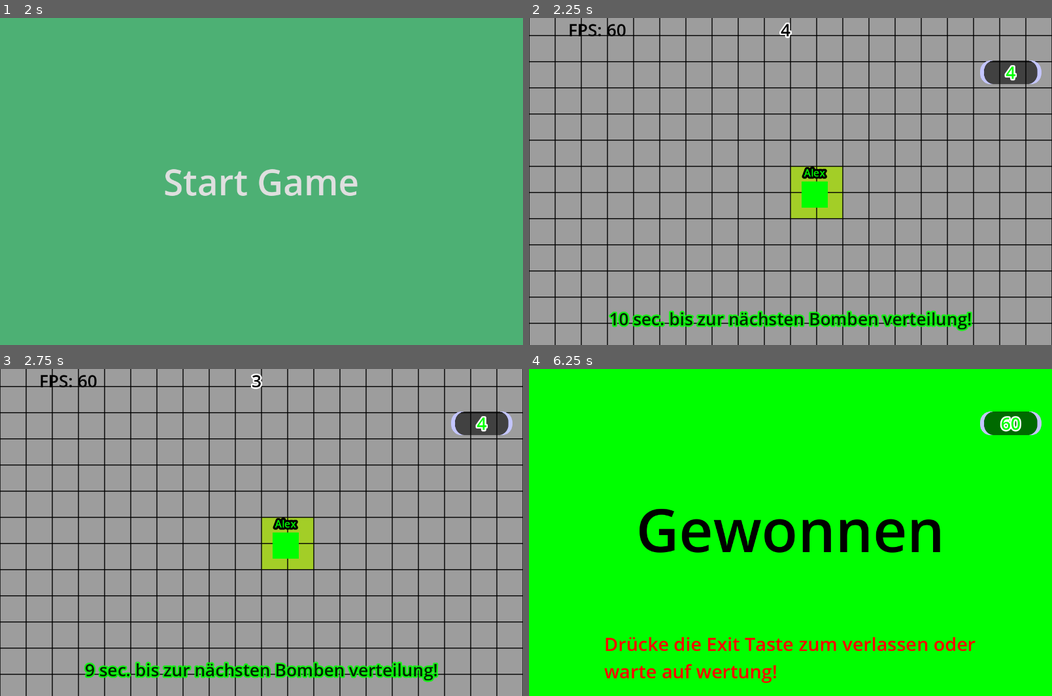
Above: before the commit, frames 1-4 (two rows, left to right).
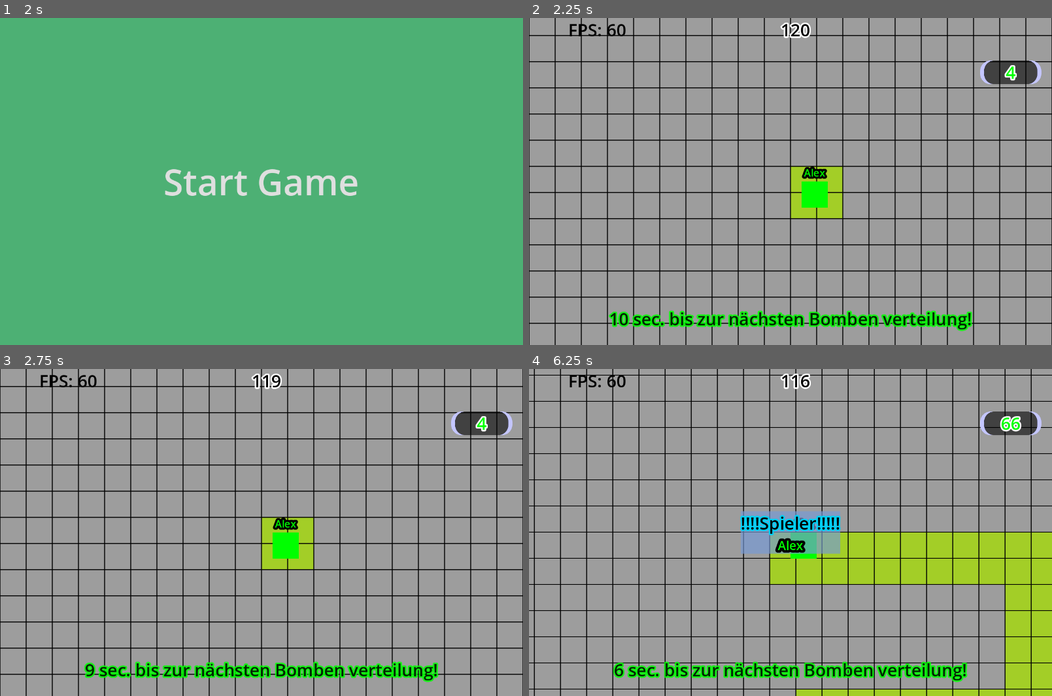
Above: after the commit, the same moments.

Repository: NIK-98/Paint_The_Ground
Game: Godot game, scene res://sceens/level.tscn
The game is run twice, just before and just after one commit, with the same random seed, the same clock (stepped at 60 frames per second) and the same inputs. This scene is started directly instead of the project's main scene.
Inputs (mouse positions are in pixels of both pictures, inside the frame that each line leads up to):
- Up to frame 1 (2 s): click (261, 34) at 0.52 s; type "Alex" at 0.6 s; click "Bestätiegen" at 1.25 s
- Up to frame 2 (2.25 s): click "Start Game" at 2 s
- Up to frame 3 (2.75 s): no input
- Up to frame 4 (6.25 s): move the mouse to (905, 516) at 2.77 s; hold D (right) 2.78-3.53 s; hold Tab (Info) 2.78-3.53 s; click (905, 516) at 2.92 s; tap Enter at 3.5, 5 s; move the mouse to (685, 548) at 3.52 s; hold S (down) 3.53-4.28 s; tap Tab (Info) at 3.6, 5.1 s; tap Space at 4.25 s; move the mouse to (842, 460) at 4.27 s; hold D (right) 4.28-5.03 s; hold Tab (Info) 4.28-5.03 s; move the mouse to (764, 597) at 5.02 s; hold W (up) 5.03-5.78 s; click (764, 597) at 5.17 s; move the mouse to (947, 581) at 5.77 s; hold A (left) from 5.78 s (still down); hold Tab (Info) from 5.78 s (still down)

Frame 1 is identical in both runs. In frame 2, 0.2% of the frame differs, in the area x 47-54%, y 1-7%; in frame 3, 0.2%; in frame 4, 99%, in the area x 0-100%, y 0-100%.
Error in both runs: Attempt to call function 'get_node' in base 'null instance' on a null instance. (res://scripts/level.gd:189)

Commit message:
zeit zurückgesetzt

Diff:
--- a/sceens/level.tscn
+++ b/sceens/level.tscn
@@ -351,7 +351,7 @@
 [node name="Scoreboard" parent="." instance=ExtResource("17_4co2s")]
 
 [node name="Timer" type="Timer" parent="." groups=["timer"]]
-wait_time = 4.0
+wait_time = 120.0
 
 [node name="Timerende" type="Timer" parent="."]
 wait_time = 3.0
